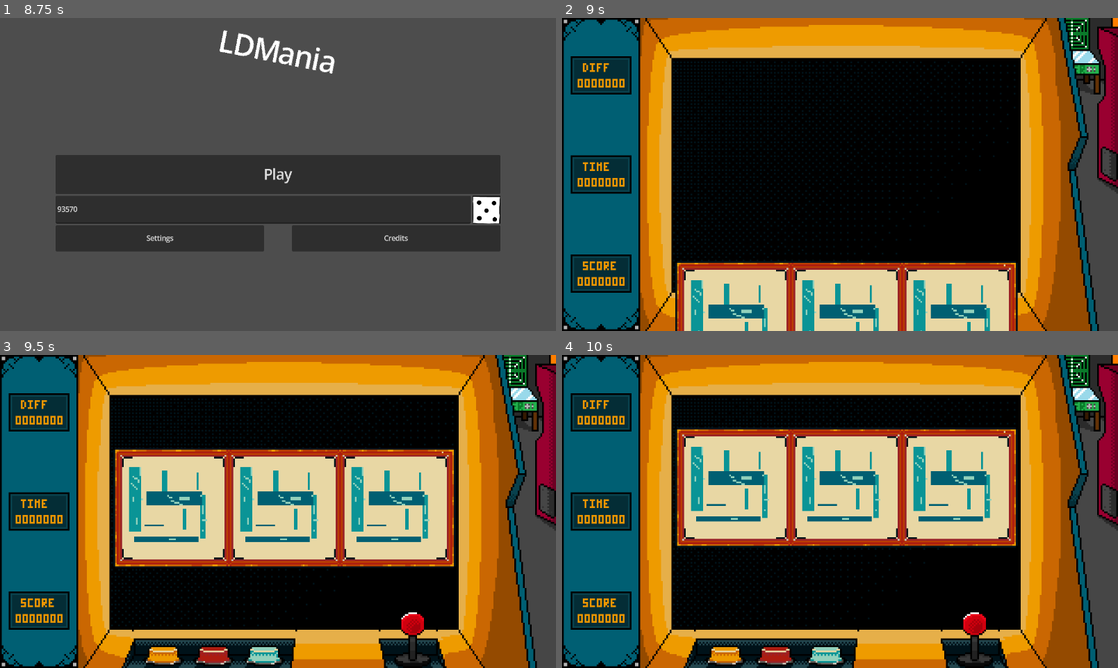
Above: before the commit, frames 1-4 (two rows, left to right).
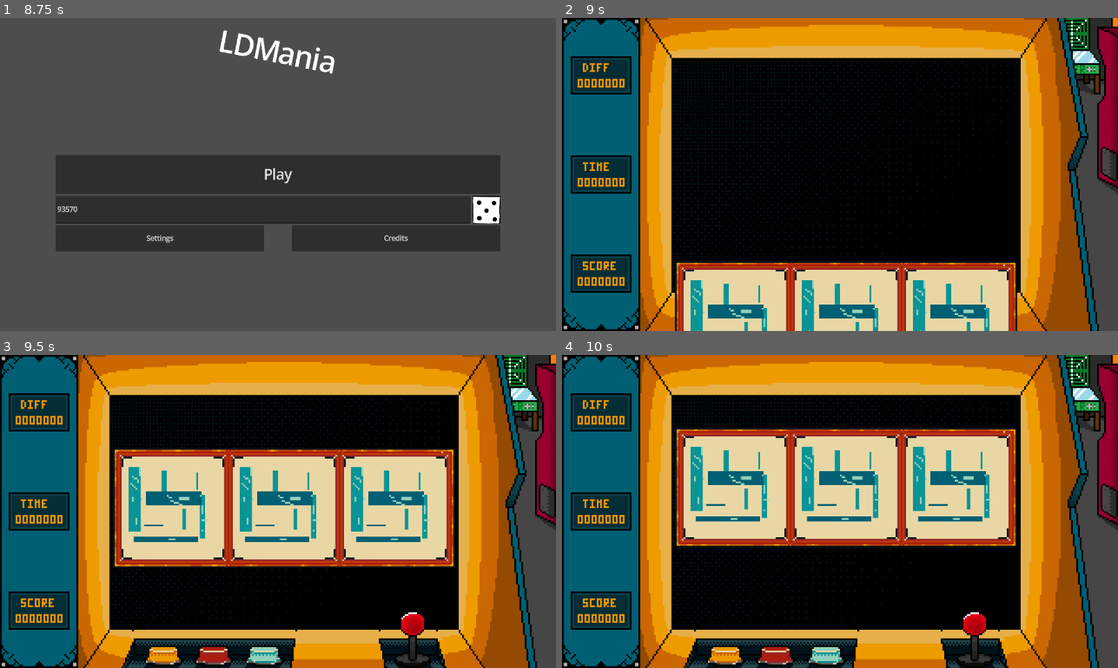
Above: after the commit, the same moments.

Repository: markkarrica/ldmania
Game: Godot game, scene res://intro/intro.tscn
The game is run twice, just before and just after one commit, with the same random seed, the same clock (stepped at 60 frames per second) and the same inputs.
Inputs (mouse positions are in pixels of both pictures, inside the frame that each line leads up to):
- Up to frame 1 (8.75 s): move the mouse to (400, 158) at 0.52 s; hold E (interact) 0.53-1.25 s; click (400, 158) at 0.67 s; drag from (166, 190) to (250, 237) at 1.27 s; move the mouse to (333, 105) at 2.02 s; hold E (interact) 2.03-2.75 s; tap 1 at 2.1 s; click (333, 105) at 2.17 s; drag from (250, 237) to (111, 127) at 2.77 s; move the mouse to (444, 221) at 3.52 s; hold E (interact) 3.53-4.25 s; tap 3 at 3.6 s; click (444, 221) at 3.67 s; tap Escape (debug_key_1) at 4.15 s; drag from (111, 127) to (194, 96) at 4.27 s; click (261, 208) at 5.02 s; type "Alex" at 5.1 s; click "Play" at 5.75 s; click "Play" at 6.5 s; click (489, 208) at 7.25 s; click (489, 208) at 8 s
- Up to frame 2 (9 s): click "Play" at 8.75 s
- Up to frame 3 (9.5 s): no input
- Up to frame 4 (10 s): move the mouse to (867, 511) at 9.52 s; hold E (interact) from 9.53 s (still down); tap 5 at 9.6 s; click (867, 511) at 9.67 s

Frame 1 is identical in both runs. In frame 2, 0.8% of the frame differs, in the area x 20-82%, y 78-100%; in frame 3, 1.1%; in frame 4, 1.1%, in the area x 20-82%, y 23-62%.

Commit message:
fixed slot machine kind of it's jank tho

Diff:
--- a/core/main/main_scene.gd
+++ b/core/main/main_scene.gd
@@ -2,14 +2,17 @@
 
 @export var minigames: Array[PackedScene]
 @onready var slot_machine = $SlotMachine
-
-func _ready() -> void:
-	StateMachine.set_minigames(minigames)
-	StateMachine.gen_minigames_order()
+@onready var slot_machine_resource = preload("res://core/slot/slot-machine.tscn")
+@onready var timer = $Timers/SlotTimer
+var should_take_slot_input = false
+func _animate_slot_and_load_minigame():
 	# We wait for input/animations
 	_animate_slot_in()
+	timer.start()
+	await timer.timeout
+	should_take_slot_input = true
+	await slot_machine.animation_finished
 
-	await slot_machine.animation_finished
 
 	_animate_slot_out()
 
@@ -18,7 +21,20 @@
 	# Animations over
 	_load_next_minigame()
 
+func _ready() -> void:
+	StateMachine.set_minigames(minigames)
+	StateMachine.gen_minigames_order()
+	_animate_slot_and_load_minigame()
+
+
 func _animate_slot_in():
+	if not slot_machine:
+		slot_machine = slot_machine_resource.instantiate()
+		add_child(slot_machine)
+		slot_machine.position.x = 65
+		slot_machine.position.y = 200
+		slot_machine.scale.x = 1
+		slot_machine.scale.y = 1
 	var slot_tween = create_tween()
 	slot_tween.tween_property(slot_machine, "position:y", 55, 1.8).set_trans(Tween.TRANS_BACK).set_ease(Tween.EASE_OUT)
 
@@ -32,8 +48,9 @@
 
 	await slot_tween.finished
 
+
 	slot_machine.emit_signal("animation_finished")
-	slot_machine.reset_state()
+	slot_machine.queue_free()
 
 func _load_next_minigame():
 	var current_minigame_scene: PackedScene = StateMachine.get_current_minigame_if_available()
@@ -55,18 +72,9 @@
 	if is_success:
 		StateMachine.score += StateMachine.difficulty
 		# We wait for input/animations
-	_animate_slot_in()
+	_animate_slot_and_load_minigame()
 
-	await slot_machine.animation_finished
-
-	_animate_slot_out()
-
-	await slot_machine.animation_finished
-
-	# Animations over
-
-	_load_next_minigame()
-
-
-func _on_slot_machine_animation_over() -> void:
-	return
+func _input(event: InputEvent) -> void:
+	if should_take_slot_input && event.is_action_pressed("interact"):
+		slot_machine.stop(1, 1.5)
+		should_take_slot_input = false
--- a/core/main/main_scene.tscn
+++ b/core/main/main_scene.tscn
@@ -94,5 +94,10 @@
 text = "0000000"
 
 [node name="SlotMachine" parent="." unique_id=1970859362 instance=ExtResource("5_rvjp5")]
-position = Vector2(65.25, 200)
+position = Vector2(65, 200)
 scale = Vector2(1, 1)
+
+[node name="Timers" type="Node" parent="." unique_id=900113209]
+
+[node name="SlotTimer" type="Timer" parent="Timers" unique_id=1400433981]
+wait_time = 2.0
--- a/core/slot/reel.gd
+++ b/core/slot/reel.gd
@@ -44,9 +44,10 @@
 	tokens_amount = tokens.size()
 
 func start(regimen_speed: int, base_spin_up_time: float):
+		var delay = Util.random.randf_range(-0.5, +0.5)
 		tween = create_tween()
 		tween.tween_property(self, "speed", regimen_speed,
-		base_spin_up_time+Util.random.randf_range(-0.5, +0.5)).set_trans(Tween.TRANS_CIRC)
+		base_spin_up_time+delay).set_trans(Tween.TRANS_CIRC)
 
 func stop_at(target_index: int, set_stop_time: float):
 	result_sprite.texture = tokens[target_index]
--- a/core/slot/slot_machine.gd
+++ b/core/slot/slot_machine.gd
@@ -27,10 +27,6 @@
 
 	emit_signal("animation_finished")
 
-func _input(event: InputEvent) -> void:
-	if event.is_action_pressed("debug_key_1"):
-		stop(2, 0.5)
-
 
 
 # Called every frame. 'delta' is the elapsed time since the previous frame.
--- a/minigames/moving_bar/moving_bar.gd
+++ b/minigames/moving_bar/moving_bar.gd
@@ -10,7 +10,7 @@
 @onready var pill_direction = [-1.0,1.0][Util.random.randi_range(0,1)]
 @onready var cursor_area = $Cursor/Area2D
 @onready var bar_size = $Bar.size[0]
-var base_speed: int = 70.0
+var base_speed: int = 70
 # Called when the node enters the scene tree for the first time.
 func _ready() -> void:
 	if StateMachine.difficulty == 0:
@@ -24,7 +24,7 @@
 
 
 
-func _physics_process(delta: float) -> void:
+func _physics_process(_delta: float) -> void:
 	pass
 
 
--- a/tools/state_machine/state_machine.gd
+++ b/tools/state_machine/state_machine.gd
@@ -22,14 +22,12 @@
 
 func gen_minigames_order():
 	shuffled_games = Util.deterministic_shuffle(minigames)
-	print(Util.random.get_seed())
 
 func set_minigames(games: Array[PackedScene]):
 	minigames = games
 
 func _input(event: InputEvent):
 	if event.is_action_pressed("debug_key_1"):
-		print("Hello")
 		gen_minigames_order()
 
 func get_current_minigame_if_available() -> PackedScene:
